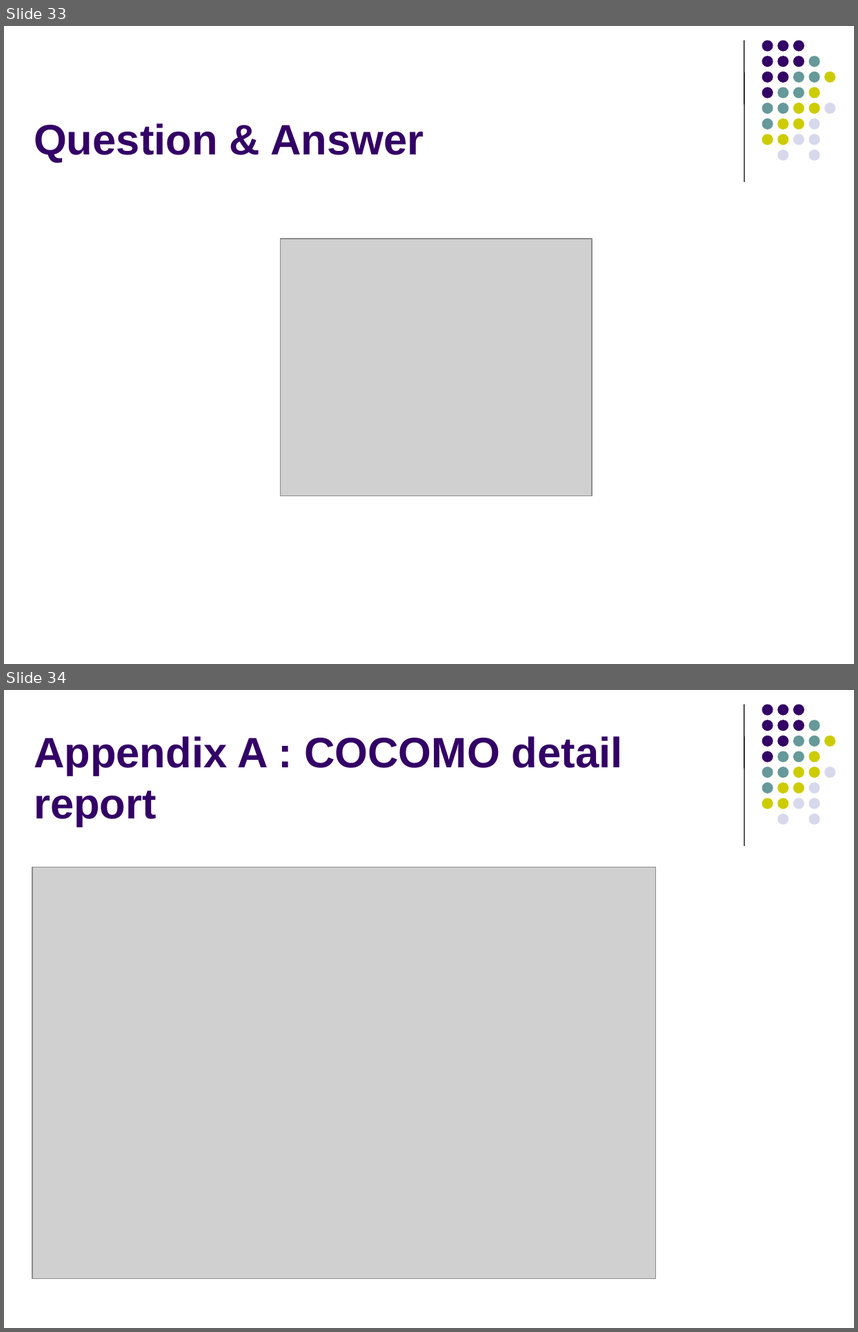
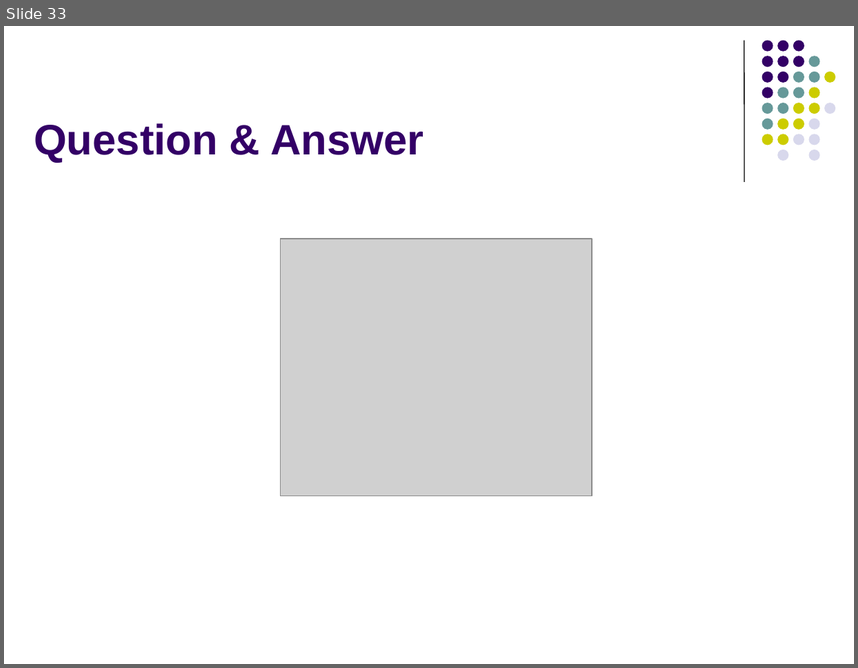
Before and after one commit to imireasa/mtech-se18-t08s, a slide deck: docs/W-9 Working Document/W-9.3 Presentation Slides/Phase1/vms_first_presentation_v0.1a.pptx. Shown one above the other, each under a label of ours: slides 33 and 34 before the commit, slide 33 after it. The pictures are 858x1332 and 858x668 pixels, drawn with LibreOffice and Linux fonts; fonts in the diff are those of the drawing; grey boxes stand for pictures. Boxes give left, top, right and bottom in pixels: in the first picture for what was removed or moved away, otherwise in the second. Text is boxed around its words. In the diff, an @@ line names an element or a change of style, - is before the commit and + after.

```diff
--- a/docs/W-9 Working Document/W-9.3 Presentation Slides/Phase1/vms_first_presentation_v0.1a.pptx
+++ b/docs/W-9 Working Document/W-9.3 Presentation Slides/Phase1/vms_first_presentation_v0.1a.pptx
@@ slide 34 removed at [4,690,854,1328], background #FFFFFF; not listed: 32 template elements that a slide beside it also shows @@
@@ title removed at [34,736,623,827] @@
-Appendix A : COCOMO detail report
@@ picture removed at [32,867,655,1279] @@
```
Also in this commit, not shown: 4 slides changed.
